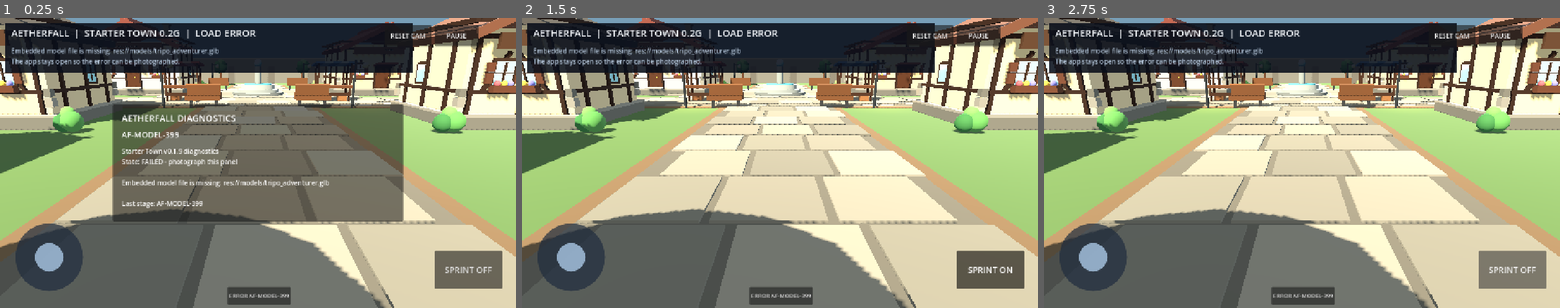
Above: before the commit, frames 1-3 (left to right).
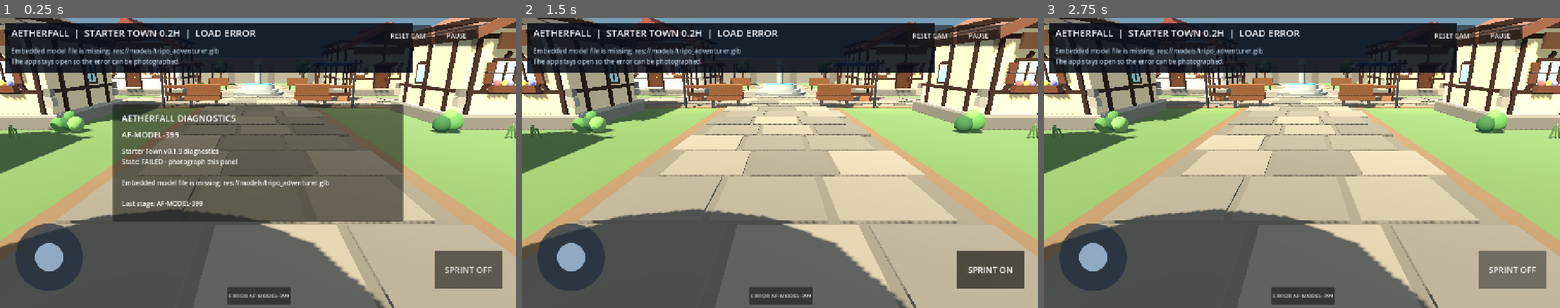
Above: after the commit, the same moments.

Repository: demetrecerrone-star/Aetherfall
Game: Godot game, scene res://starter_town.tscn
Same seed, same stepped clock (60 frames per second), same inputs: the game is played once before the commit and once after it.
Inputs:
- Up to frame 1 (0.25 s): no input
- Up to frame 2 (1.5 s): click "ERROR AF-MODEL-399" at 0.5 s; click "SPRINT OFF" at 1.25 s
- Up to frame 3 (2.75 s): click "SPRINT ON" at 2 s

The runs differ from the first frame. In frame 1, 10% of the frame differs, in the area x 1-100%, y 4-100%; in frame 2, 26%; in frame 3, 26%.

Commit message:
Add Starter Town foliage and landscaping polish

Diff:
--- a/cleanroom/starter_town.gd
+++ b/cleanroom/starter_town.gd
@@ -422,25 +422,75 @@
     var tree := Node3D.new()
     tree.position = position
     add_child(tree)
-    var trunk := Color("#513626")
-    var leaf_dark := Color("#315e3d")
-    var leaf_mid := Color("#477c4d")
-    var leaf_light := Color("#63985b")
-    _tapered_cylinder(tree, "Trunk", 0.27 * scale_factor, 0.17 * scale_factor, 2.45 * scale_factor, Vector3(0, 1.22 * scale_factor, 0), trunk)
-    _sphere(tree, "LeafA", 0.76 * scale_factor, Vector3(-0.28, 2.65, 0.05) * scale_factor, leaf_dark)
-    _sphere(tree, "LeafB", 0.82 * scale_factor, Vector3(0.32, 2.75, 0.05) * scale_factor, leaf_mid)
-    _sphere(tree, "LeafC", 0.70 * scale_factor, Vector3(0.00, 3.34, -0.08) * scale_factor, leaf_light)
-    _sphere(tree, "LeafD", 0.57 * scale_factor, Vector3(-0.42, 3.25, 0.18) * scale_factor, leaf_mid)
-    _sphere(tree, "LeafE", 0.55 * scale_factor, Vector3(0.48, 3.25, 0.12) * scale_factor, leaf_dark)
-    _add_circle_blocker(Vector2(position.x, position.z), 0.32 * scale_factor, PLAYER_WORLD_RADIUS + 0.10)
-
-func _add_shrub(position: Vector3, scale_factor: float = 1.0) -> void:
+    var trunk := Color("#4a3326")
+    var bark_dark := Color("#35271f")
+    var leaf_dark := Color("#2f5538")
+    var leaf_mid := Color("#477249")
+    var leaf_light := Color("#668d56")
+
+    # Soft dirt ring makes the tree feel planted instead of dropped onto grass.
+    _cylinder(tree, "TreeDirt", 0.78 * scale_factor, 0.022, Vector3(0, 0.012, 0), Color("#5b4937"), 1.0)
+    _tapered_cylinder(tree, "Trunk", 0.30 * scale_factor, 0.16 * scale_factor, 2.55 * scale_factor, Vector3(0, 1.28 * scale_factor, 0), trunk)
+
+    # Simple angled branches improve the silhouette without a heavy mesh.
+    _box(tree, "BranchL", Vector3(0.12, 0.95, 0.12) * scale_factor, Vector3(-0.22, 2.15, 0) * scale_factor, bark_dark, Vector3(0, 0, -36))
+    _box(tree, "BranchR", Vector3(0.11, 0.88, 0.11) * scale_factor, Vector3(0.25, 2.10, 0.05) * scale_factor, bark_dark, Vector3(0, 0, 39))
+    _box(tree, "BranchBack", Vector3(0.10, 0.76, 0.10) * scale_factor, Vector3(0.02, 2.20, -0.18) * scale_factor, bark_dark, Vector3(34, 0, 0))
+
+    # Layered crown: asymmetric clusters keep trees from reading as green balls.
+    _sphere(tree, "LeafA", 0.70 * scale_factor, Vector3(-0.48, 2.68, 0.08) * scale_factor, leaf_dark)
+    _sphere(tree, "LeafB", 0.78 * scale_factor, Vector3(0.38, 2.74, 0.10) * scale_factor, leaf_mid)
+    _sphere(tree, "LeafC", 0.67 * scale_factor, Vector3(0.02, 3.34, -0.12) * scale_factor, leaf_light)
+    _sphere(tree, "LeafD", 0.52 * scale_factor, Vector3(-0.58, 3.18, 0.24) * scale_factor, leaf_mid)
+    _sphere(tree, "LeafE", 0.52 * scale_factor, Vector3(0.58, 3.16, 0.18) * scale_factor, leaf_dark)
+    _sphere(tree, "LeafF", 0.44 * scale_factor, Vector3(0.02, 2.92, -0.52) * scale_factor, leaf_mid)
+    _add_circle_blocker(Vector2(position.x, position.z), 0.34 * scale_factor, PLAYER_WORLD_RADIUS + 0.10)
+
+func _add_shrub(position: Vector3, scale_factor: float = 1.0, variant: int = 0) -> void:
     var shrub := Node3D.new()
     shrub.position = position
     add_child(shrub)
-    _sphere(shrub, "ShrubA", 0.38 * scale_factor, Vector3(-0.18, 0.34, 0), Color("#3f7245"))
-    _sphere(shrub, "ShrubB", 0.43 * scale_factor, Vector3(0.18, 0.40, 0.05), Color("#588d51"))
-    _sphere(shrub, "ShrubC", 0.28 * scale_factor, Vector3(0.02, 0.68, -0.05), Color("#6a9f59"))
+    var dark := Color("#365f3d")
+    var mid := Color("#4f7d49")
+    var light := Color("#6c9458")
+    if variant % 2 == 0:
+        _sphere(shrub, "ShrubA", 0.34 * scale_factor, Vector3(-0.24, 0.30, 0.04), dark)
+        _sphere(shrub, "ShrubB", 0.40 * scale_factor, Vector3(0.18, 0.38, -0.02), mid)
+        _sphere(shrub, "ShrubC", 0.26 * scale_factor, Vector3(0.02, 0.62, 0.03), light)
+    else:
+        _sphere(shrub, "ShrubA", 0.30 * scale_factor, Vector3(-0.30, 0.28, 0.06), mid)
+        _sphere(shrub, "ShrubB", 0.34 * scale_factor, Vector3(0.00, 0.34, -0.08), dark)
+        _sphere(shrub, "ShrubC", 0.31 * scale_factor, Vector3(0.31, 0.31, 0.05), light)
+        _sphere(shrub, "ShrubD", 0.22 * scale_factor, Vector3(0.12, 0.58, 0.00), mid)
+
+func _add_grass_clump(position: Vector3, scale_factor: float = 1.0) -> void:
+    var clump := Node3D.new()
+    clump.position = position
+    add_child(clump)
+    var green_a := Color("#496841")
+    var green_b := Color("#5c7848")
+    _box(clump, "BladeA", Vector3(0.035, 0.42, 0.05) * scale_factor, Vector3(-0.12, 0.20, 0), green_a, Vector3(0, 0, -13))
+    _box(clump, "BladeB", Vector3(0.035, 0.48, 0.05) * scale_factor, Vector3(0.00, 0.23, 0), green_b, Vector3(0, 0, 7))
+    _box(clump, "BladeC", Vector3(0.035, 0.38, 0.05) * scale_factor, Vector3(0.12, 0.18, 0), green_a, Vector3(0, 0, 16))
+
+func _add_flower_patch(position: Vector3, flower_color: Color) -> void:
+    var patch := Node3D.new()
+    patch.position = position
+    add_child(patch)
+    var stem := Color("#47683f")
+    for i in range(4):
+        var x: float = -0.30 + float(i) * 0.20
+        var z: float = 0.10 if i % 2 == 0 else -0.10
+        var h: float = 0.26 + 0.04 * float(i % 2)
+        _box(patch, "FlowerStem", Vector3(0.025, h, 0.025), Vector3(x, h * 0.5, z), stem)
+        _sphere(patch, "FlowerHead", 0.07, Vector3(x, h + 0.03, z), flower_color)
+
+func _add_rock(position: Vector3, scale_factor: float = 1.0) -> void:
+    var rock := Node3D.new()
+    rock.position = position
+    add_child(rock)
+    _sphere(rock, "Rock", 0.26 * scale_factor, Vector3(0, 0.18 * scale_factor, 0), Color("#686861"), 1.0)
+    rock.scale = Vector3(1.25, 0.70, 0.95)
 
 func _add_market_stall(position: Vector3, awning: Color) -> void:
     var stall := Node3D.new()
@@ -540,8 +590,8 @@
 
 func _stone_tone(index: int) -> Color:
     var tones := [
-        Color("#77736a"), Color("#817d73"), Color("#6f6c64"),
-        Color("#898479"), Color("#747168")
+        Color("#66635c"), Color("#706c64"), Color("#5f5d57"),
+        Color("#767168"), Color("#64615b")
     ]
     return tones[index % tones.size()]
 
@@ -713,11 +763,37 @@
         Vector3(-24,0,21), Vector3(24,0,21)
     ]:
         _add_tree(tree_pos, 0.82)
+    var shrub_index := 0
     for shrub_pos in [
         Vector3(-15,0,-11), Vector3(-6,0,-11), Vector3(6,0,-11), Vector3(15,0,-11),
         Vector3(-15,0,11), Vector3(-7,0,11), Vector3(7,0,11), Vector3(15,0,11)
     ]:
-        _add_shrub(shrub_pos, 0.9)
+        _add_shrub(shrub_pos, 0.9, shrub_index)
+        shrub_index += 1
+
+    # Lightweight landscaping around foundations and perimeter green space.
+    for grass_pos in [
+        Vector3(-18.0,0,-10.8), Vector3(-16.8,0,-12.2), Vector3(-7.5,0,-12.0),
+        Vector3(8.2,0,-11.8), Vector3(17.2,0,-10.7), Vector3(18.4,0,-12.1),
+        Vector3(-18.4,0,11.7), Vector3(-8.2,0,12.1), Vector3(8.6,0,12.0),
+        Vector3(17.9,0,11.5), Vector3(-23.2,0,-11.5), Vector3(23.0,0,-10.8),
+        Vector3(-23.0,0,12.0), Vector3(23.1,0,12.4)
+    ]:
+        _add_grass_clump(grass_pos, 1.0)
+
+    _add_flower_patch(Vector3(-14.3,0,-10.9), Color("#d9879b"))
+    _add_flower_patch(Vector3(-7.0,0,-11.1), Color("#d9b05f"))
+    _add_flower_patch(Vector3(7.3,0,-11.0), Color("#8ea9d8"))
+    _add_flower_patch(Vector3(14.2,0,-10.8), Color("#d9879b"))
+    _add_flower_patch(Vector3(-14.0,0,11.0), Color("#9f86cf"))
+    _add_flower_patch(Vector3(13.8,0,11.1), Color("#d9b05f"))
+
+    for rock_pos in [
+        Vector3(-24.0,0,-14.0), Vector3(24.1,0,-14.3),
+        Vector3(-24.2,0,15.0), Vector3(24.0,0,15.2),
+        Vector3(-18.5,0,-22.2), Vector3(18.7,0,-22.0)
+    ]:
+        _add_rock(rock_pos, 0.85)
 
     # Rest zones stay on the square perimeter and never occupy vendor work space.
     _add_bench(Vector3(-3.9,0,-8.9), 0)
@@ -831,7 +907,7 @@
 
 func _set_status(title: String, detail: String) -> void:
     if _status != null:
-        _status.text = "AETHERFALL  |  STARTER TOWN 0.2G  |  " + title
+        _status.text = "AETHERFALL  |  STARTER TOWN 0.2H  |  " + title
     if _detail != null:
         _detail.text = detail
 
@@ -1013,7 +1089,7 @@
     var sprint_state := "SPRINT ON" if _sprint_held else "SPRINT OFF"
     if _boundary_flash > 0.0:
         return "COLLISION • %.2f m/s • %s • solid town geometry" % [_move_speed, sprint_state]
-    return "Building Detail Polish • %s • %.2f m/s • %s" % [_motion, _move_speed, sprint_state]
+    return "Foliage & Landscaping • %s • %.2f m/s • %s" % [_motion, _move_speed, sprint_state]
 
 func _on_sprint_toggled(enabled: bool) -> void:
     _sprint_held = enabled
